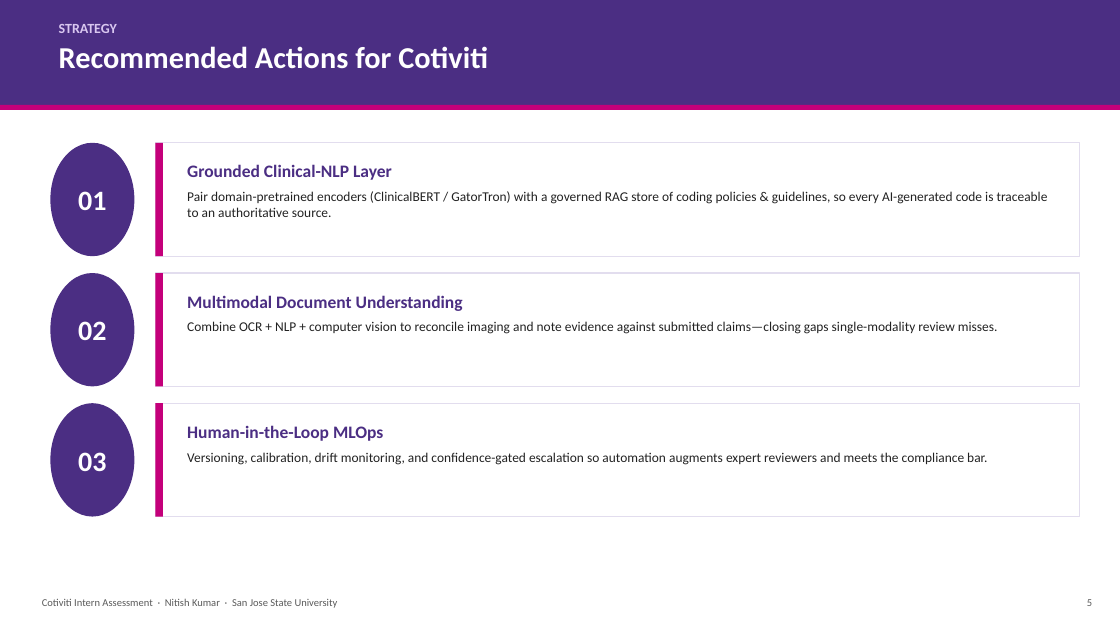
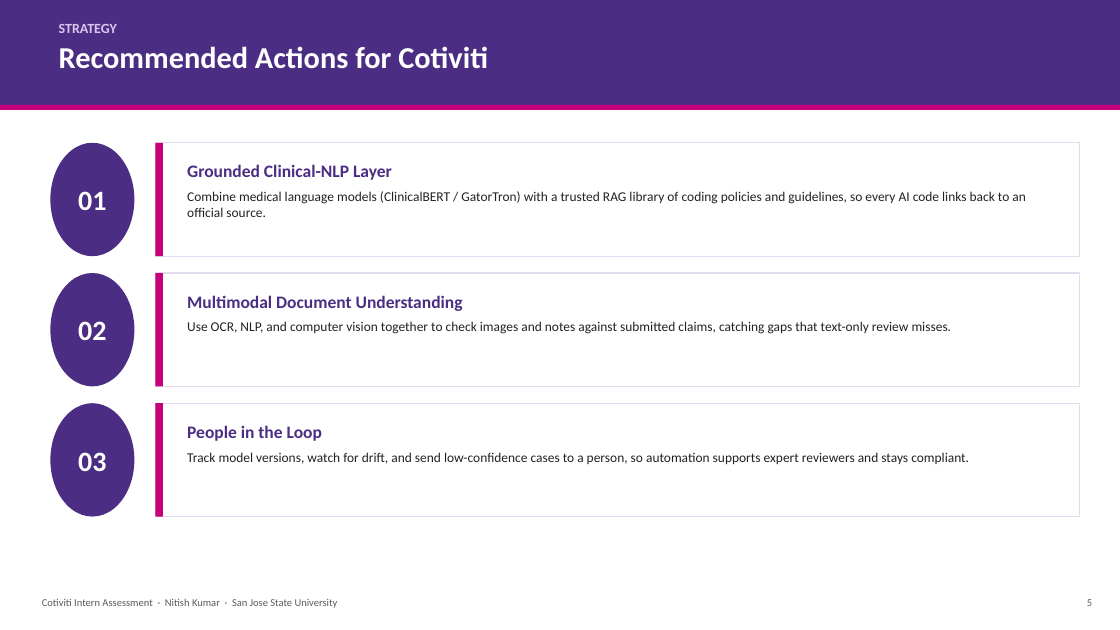
Before and after one commit to nitishhrms/cotiviti-intern-assessment, a slide deck: slide 5 of deliverables/Nitish_Kumar_Presentation.pptx. Drawn at 1120x630 pixels with LibreOffice and Linux fonts; fonts in the diff are those of the drawing. Boxes give left, top, right and bottom in pixels: in the first picture for what was removed or moved away, otherwise in the second. Text is boxed around its words. In the diff, an @@ line names an element or a change of style, - is before the commit and + after.

```diff
--- a/deliverables/Nitish_Kumar_Presentation.pptx
+++ b/deliverables/Nitish_Kumar_Presentation.pptx
@@ text at <box>187,191,1025,217</box>: text changed @@
-Pair domain-pretrained encoders (ClinicalBERT / GatorTron) with a governed RAG store of coding policies & guidelines, so every AI-generated code is traceable to an authoritative source.
+Combine medical language models (ClinicalBERT / GatorTron) with a trusted RAG library of coding policies and guidelines, so every AI code links back to an official source.
@@ text at <box>187,321,952,334</box>: text changed @@
-Combine OCR + NLP + computer vision to reconcile imaging and note evidence against submitted claims—closing gaps single-modality review misses.
+Use OCR, NLP, and computer vision together to check images and notes against submitted claims, catching gaps that text-only review misses.
@@ text at <box>187,425,969,464</box>: text changed @@
-Human-in-the-Loop MLOps
-Versioning, calibration, drift monitoring, and confidence-gated escalation so automation augments expert reviewers and meets the compliance bar.
+People in the Loop
+Track model versions, watch for drift, and send low-confidence cases to a person, so automation supports expert reviewers and stays compliant.
```
Also in this commit, not shown: 6 other slides changed, 1 other file.
